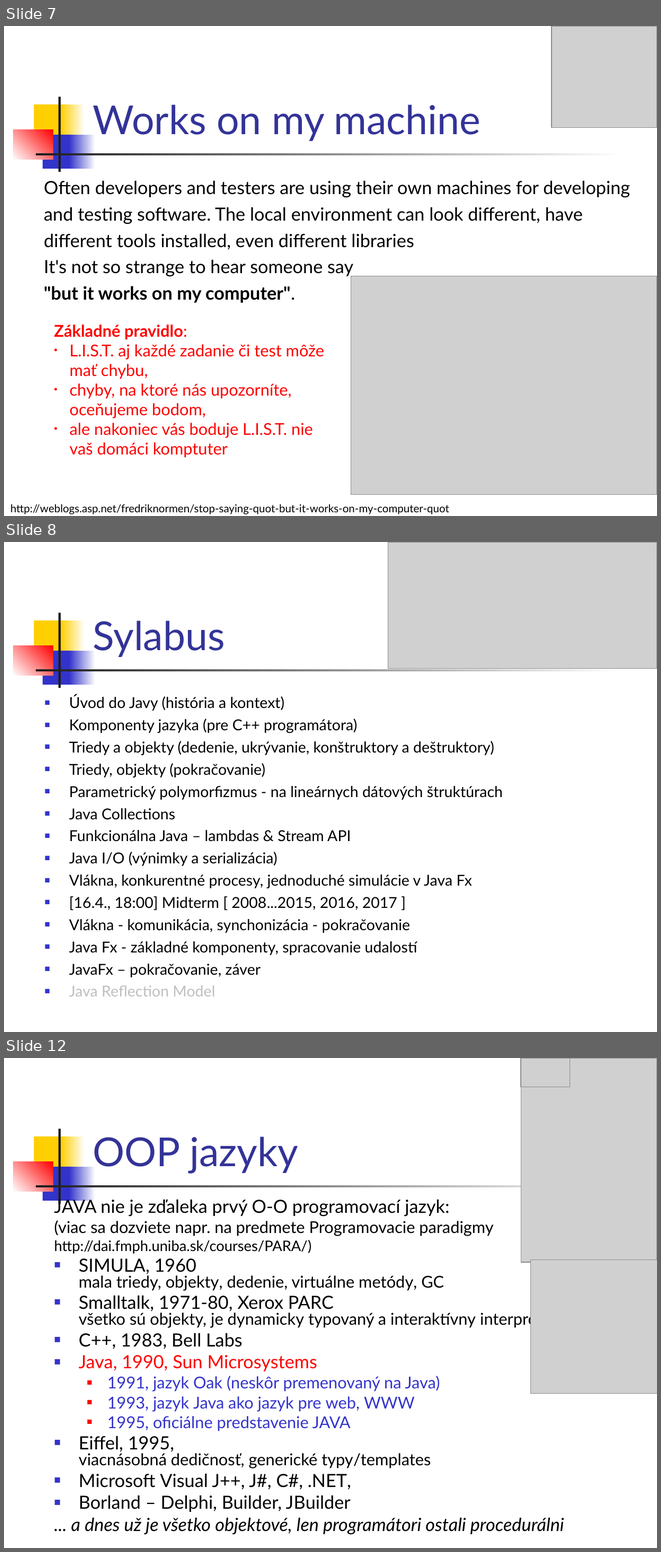
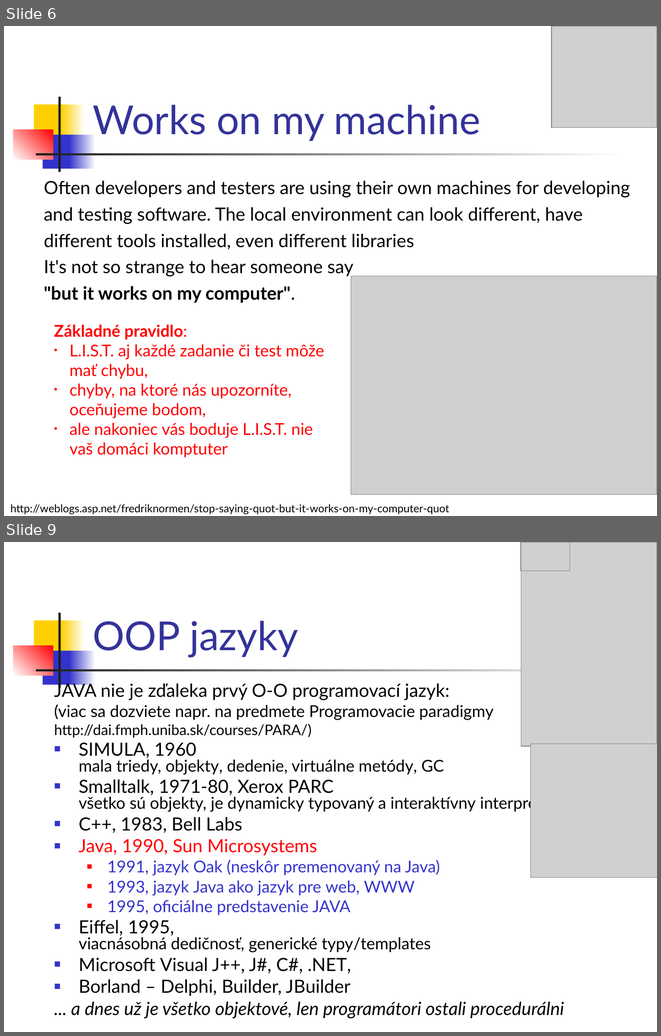
Before and after one commit to Programovanie4/Prednasky, a slide deck: 01/01_java.ppt. Shown one above the other, each under a label of ours: slides 7, 8 and 12 before the commit, slides 6 and 9 after it; the slides between them are not shown. The pictures are 661x1552 and 661x1036 pixels, drawn with LibreOffice and Linux fonts; fonts in the diff are those of the drawing; grey boxes stand for pictures. Boxes give left, top, right and bottom in pixels: in the first picture for what was removed or moved away, otherwise in the second. Text is boxed around its words. In the diff, an @@ line names an element or a change of style, - is before the commit and + after.

```diff
--- a/01/01_java.ppt
+++ b/01/01_java.ppt
@@ slide 8 removed at <box>4,542,657,1032</box>, background #FFFFFF; not listed: 7 template elements that a slide beside it also shows @@
@@ picture removed at <box>388,542,657,669</box> @@
@@ title removed at <box>93,620,225,657</box> @@
-Sylabus
@@ text removed at <box>69,695,503,996</box> @@
-■ Úvod do Javy (história a kontext)
-■ Komponenty jazyka (pre C++ programátora)
-■ Triedy a objekty (dedenie, ukrývanie, konštruktory a deštruktory)
-■ Triedy, objekty (pokračovanie)
-■ Parametrický polymorfizmus - na lineárnych dátových štruktúrach
-■ Java Collections
-■ Funkcionálna Java – lambdas & Stream API
-■ Java I/O (výnimky a serializácia)
-■ Vlákna, konkurentné procesy, jednoduché simulácie v Java Fx
-■ [16.4., 18:00] Midterm [ 2008...2015, 2016, 2017 ]
-■ Vlákna - komunikácia, synchonizácia - pokračovanie
-■ Java Fx - základné komponenty, spracovanie udalostí
-■ JavaFx – pokračovanie, záver
-■ Java Reflection Model
@@ what was slide 7 is now slide 6 @@
@@ what was slide 12 is now slide 9 @@
```
Also in this commit, not shown: 9 slides changed, 9 slides added, 15 other slides removed, 2 other files.
